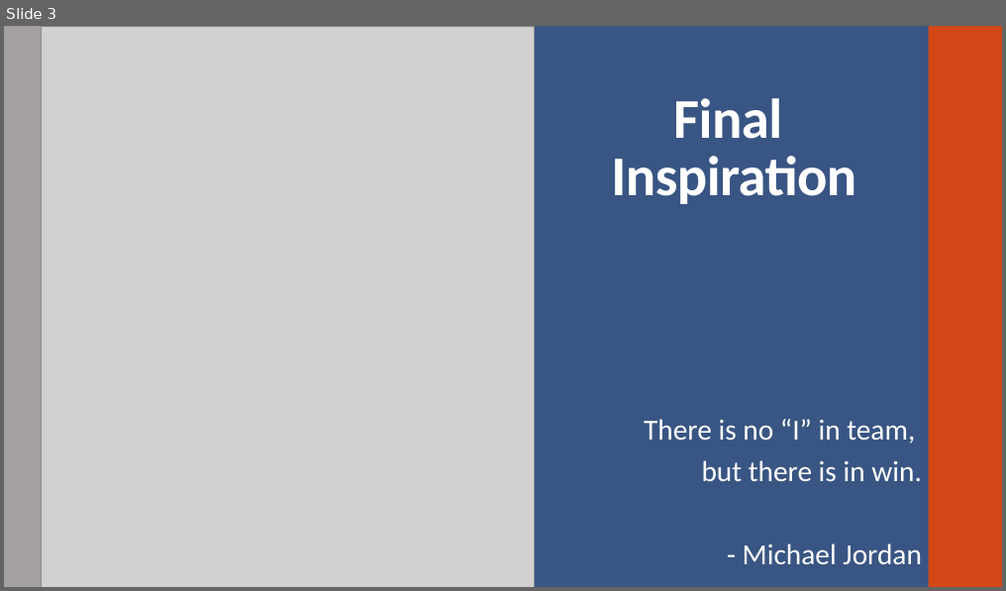
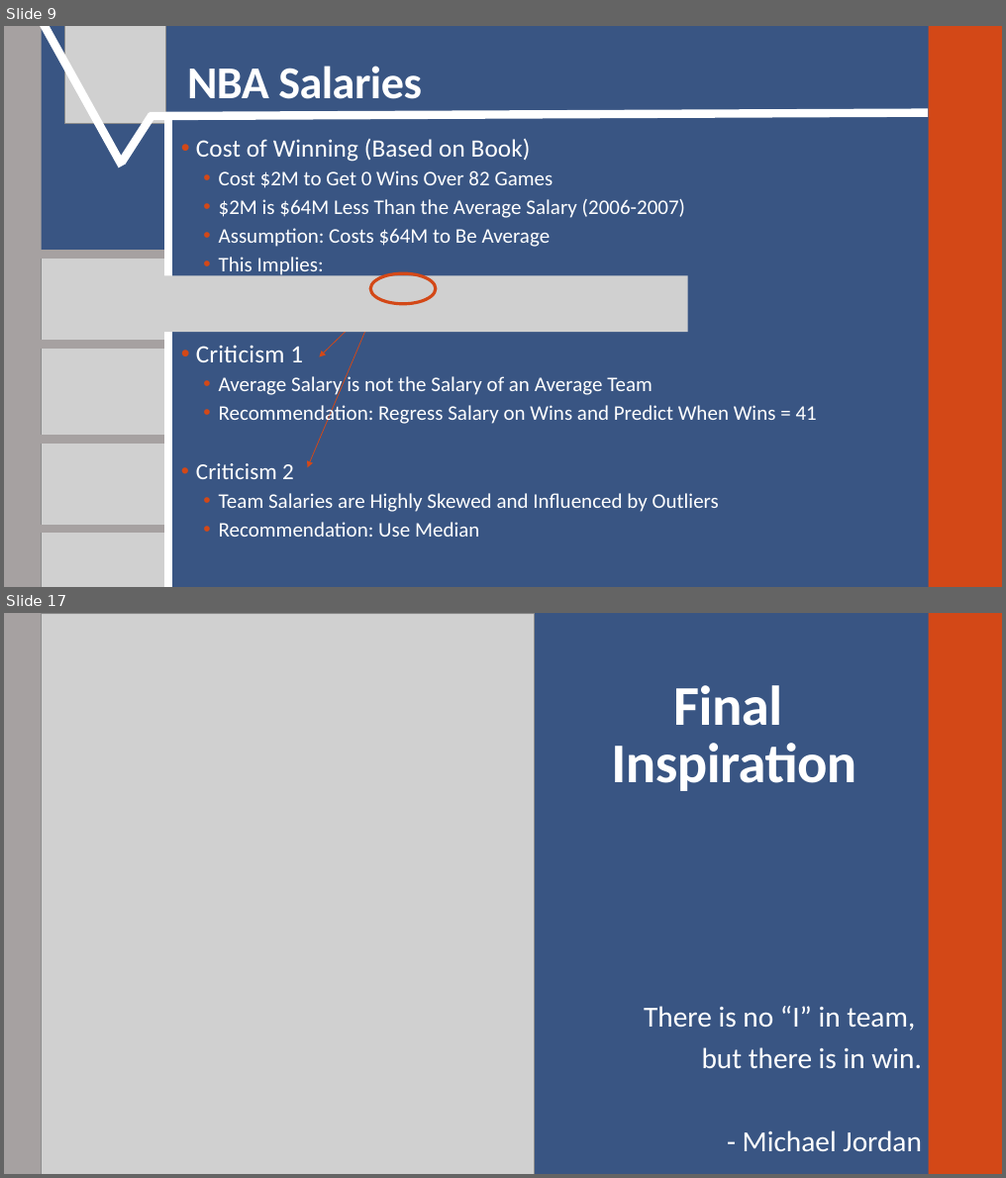
Before and after one commit to SuperMarioGiacomazzo/STOR390_WEBSITE, a slide deck: Slides/Basketball 4/Basketball_4_Lecture.pptx. Shown one above the other, each under a label of ours: slide 3 before the commit, slides 9 and 17 after it; the slides between them are not shown. The pictures are 1006x591 and 1006x1178 pixels, drawn with LibreOffice and Linux fonts; fonts in the diff are those of the drawing; grey boxes stand for pictures. Boxes give left, top, right and bottom in pixels: in the first picture for what was removed or moved away, otherwise in the second. Text is boxed around its words. In the diff, an @@ line names an element or a change of style, - is before the commit and + after.

```diff
--- a/Slides/Basketball 4/Basketball_4_Lecture.pptx
+++ b/Slides/Basketball 4/Basketball_4_Lecture.pptx
@@ slide 9 added at (4, 26, 1002, 587), background #395583; not listed: 2 template elements that a slide beside it also shows @@
@@ line added from (40, 26) to (122, 166), #FFFFFF 8 pt @@
@@ picture added at (64, 26, 165, 123) @@
@@ title added at (187, 66, 422, 99), 44 pt, text #FFFFFF, bold @@
+NBA Salaries
@@ line added from (150, 116) to (928, 113), #FFFFFF 8 pt @@
@@ line added from (122, 162) to (152, 115), #FFFFFF 8 pt @@
@@ line added from (168, 587) to (168, 115), #FFFFFF 8 pt @@
@@ text added at (196, 139, 817, 537), 20 pt, text #FFFFFF @@
+• Cost of Winning (Based on Book)
+  • Cost $2M to Get 0 Wins Over 82 Games
+  • $2M is $64M Less Than the Average Salary (2006-2007)
+  • Assumption: Costs $64M to Be Average
+  • This Implies:
+• Criticism 1
+  • Average Salary is not the Salary of an Average Team
+  • Recommendation: Regress Salary on Wins and Predict When Wins = 41
+• Criticism 2
+  • Team Salaries are Highly Skewed and Influenced by Outliers
+  • Recommendation: Use Median
@@ line added from (35, 255) to (165, 255), #A6A1A1 8 pt @@
@@ picture added at (41, 257, 171, 348) @@
@@ picture added at (86, 276, 688, 332) @@
@@ ellipse added at (371, 274, 436, 304), outline #D34817 3 pt @@
@@ arrow added from (379, 298) to (307, 468), #D34817 0.75 pt @@
@@ arrow added from (377, 300) to (319, 358), #D34817 0.75 pt @@
@@ line added from (34, 344) to (164, 344), #A6A1A1 8 pt @@
@@ picture added at (42, 348, 172, 439) @@
@@ line added from (35, 439) to (165, 439), #A6A6A6 8 pt @@
@@ line added from (35, 439) to (165, 439), #A6A1A1 8 pt @@
@@ picture added at (41, 442, 171, 533) @@
@@ line added from (34, 529) to (164, 529), #A6A1A1 8 pt @@
@@ picture added at (42, 533, 172, 587) @@
@@ what was slide 3 is now slide 17 @@
```
Also in this commit, not shown: 1 slide changed, 13 other slides added, 12 other files.
